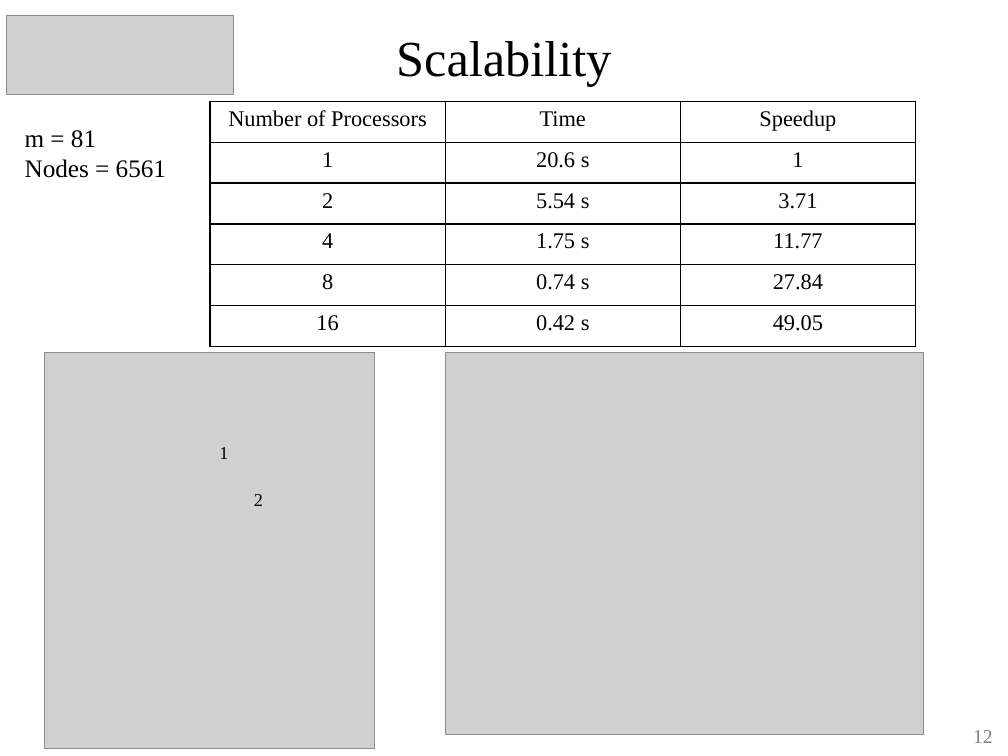
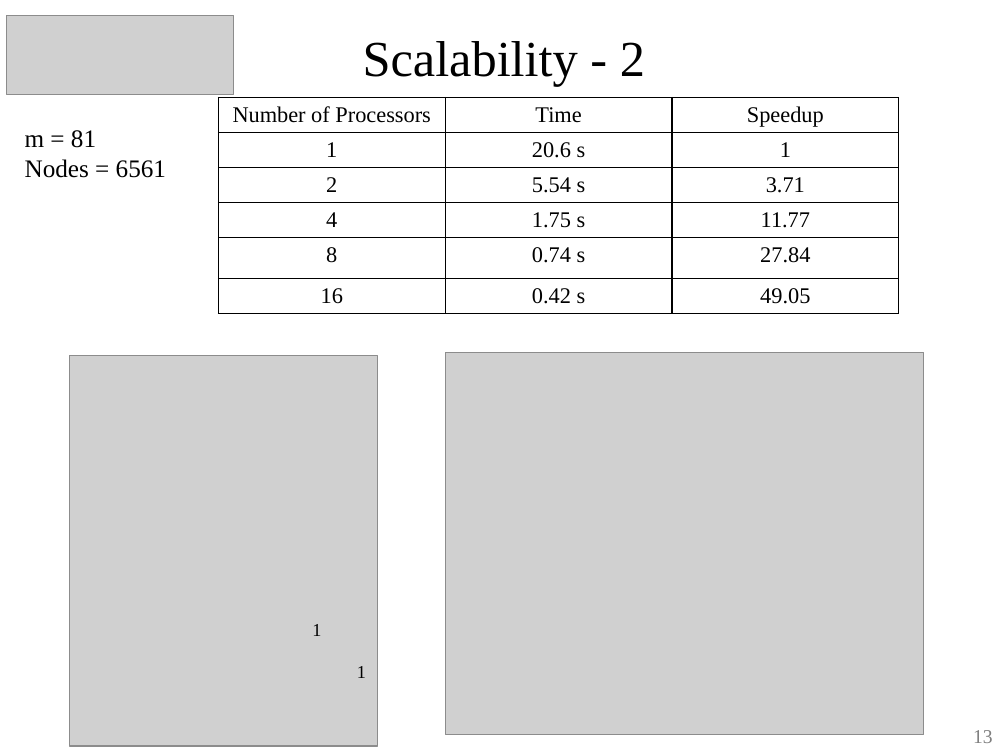
Before and after one commit to ChengHauYang/HPC, a slide deck: slide 13 of final_project/cheng_hau.pptx (slide 12 before the commit). Drawn at 1008x756 pixels with LibreOffice and Linux fonts; fonts in the diff are those of the drawing; grey boxes stand for pictures. Boxes give left, top, right and bottom in pixels: in the first picture for what was removed or moved away, otherwise in the second. Text is boxed around its words. In the diff, an @@ line names an element or a change of style, - is before the commit and + after.

Commit message:
update pptx

```diff
--- a/final_project/cheng_hau.pptx
+++ b/final_project/cheng_hau.pptx
@@ title at box(363, 41, 645, 87): text changed @@
-Scalability
+Scalability - 2
@@ table: place and size @@
-table at box(210, 102, 914, 347)
+table at box(219, 98, 899, 324)
@@ picture: place and size @@
-picture at box(45, 352, 375, 749)
+picture at box(70, 356, 378, 746)
@@ text removed at box(254, 494, 263, 506) @@
-2
@@ text "1": place and size @@
-text "1" at box(219, 447, 228, 459)
+text "1" at box(312, 624, 321, 636)
@@ text added at box(357, 666, 366, 678), 13 pt, text #000000 @@
+1
@@ page number at box(973, 730, 993, 743): text changed @@
-12
+13
```
Also in this commit, not shown: 3 other slides changed, 1 slide added.
